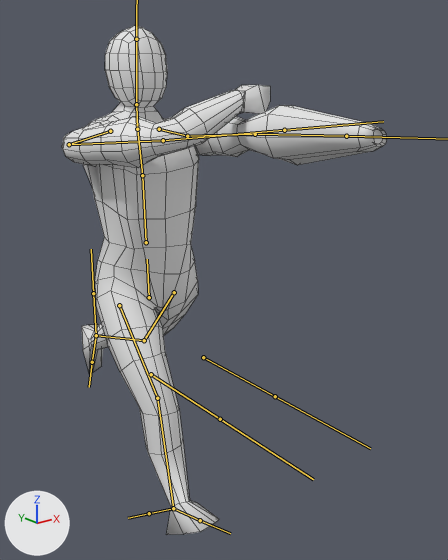
Renders of the FBX model Hayes_Ethan_collab/Assets/Models/Player/PlayerModel.fbx from each side of a commit.
One viewpoint serves both versions: a 50 mm lens placed at (-1.38, -2.31, 1.84), pointed at (0.25, -0.27, 1.02). The lights are fixed; the arrows at lower left show +X, +Y and +Z. Both versions are drawn at frame 1 of the action 'Armature|Sprint_Aim'; the numbers are the values there. The bones that bend it are drawn over the model as lines. Mesh edges are drawn as thin lines.
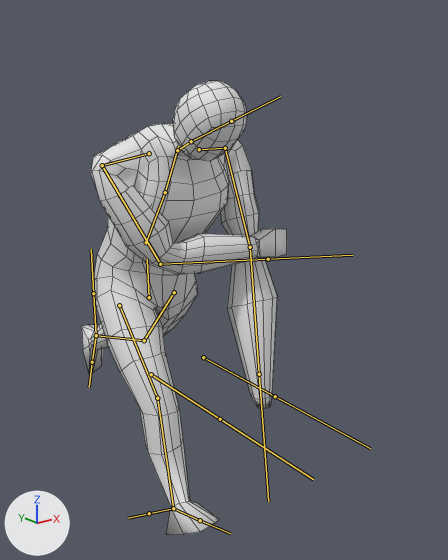
Commit message: Tweaked Aim/sprint animation

Location of each change, (x1, y1, x2, y2) in pixels of the pictures (448 x 560 px):
'Mesh', posed (37% narrower, 11% shorter)
    before: (62, 26, 387, 535)
    after: (82, 81, 287, 535)
bone 'Spine', root to tip
    before: (146, 242) to (142, 175)
    after: (146, 242) to (165, 192)
bone 'Neck', root to tip
    before: (137, 129) to (136, 104)
    after: (177, 150) to (191, 141)
bone 'UpperArm.L', root to tip
    before: (187, 136) to (255, 134)
    after: (225, 148) to (250, 247)
bone 'UpperArm.R', root to tip
    before: (69, 144) to (163, 140)
    after: (102, 165) to (160, 264)

What the commit changed:
Bone 'Spine' (bone_spine) turns from (0, 0, 0) to (36, 0, 0) degrees about its own x, y and z.
Bone 'Neck' (bone_neck) turns from (0, 0, 0) to (30, 0, 0) degrees about its own x, y and z.
Bone 'UpperArm.L' (bone_upperarm_l) turns from (87, -5, -13) to (47, -4, -11) degrees about its own x, y and z.
Bone 'UpperArm.R' (bone_upperarm_r) turns from (87, -10, 15) to (43, -1, 31) degrees about its own x, y and z.
